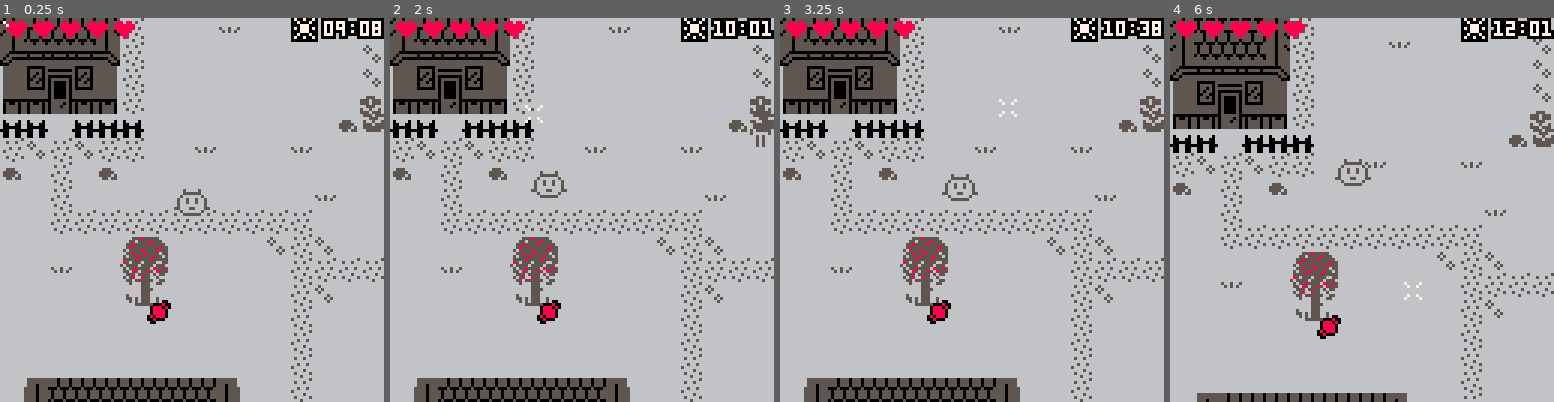
Above: before the commit, frames 1-4 (left to right).
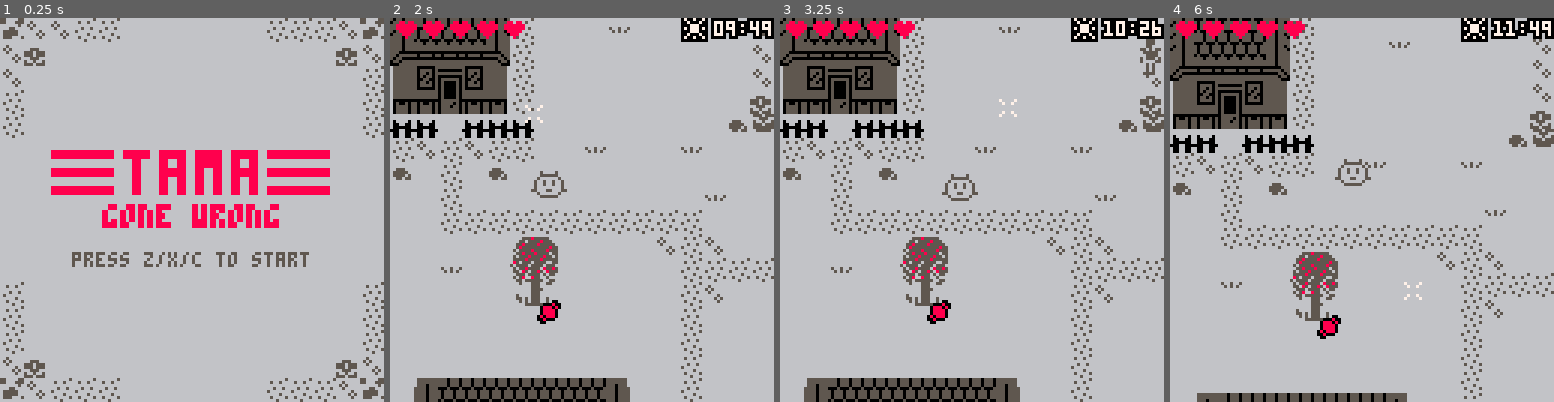
Above: after the commit, the same moments.

Repository: Lyatus/ld43
Game: PICO-8 cartridge ld43.p8
Same seed, same stepped clock (60 frames per second), same inputs: the game is played once before the commit and once after it.
Inputs (mouse positions are in pixels of both pictures, inside the frame that each line leads up to):
- Up to frame 1 (0.25 s): no input
- Up to frame 2 (2 s): tap X (X key) at 0.33, 1.07, 1.85 s; click (670, 121) at 0.67 s; tap O (Z key) at 0.7, 1.7 s; click (436, 267) at 1.22 s; hold Right from 1.6 s (still down); click (497, 114) at 1.77 s
- Up to frame 3 (3.25 s): release Right at 2.1 s; tap O (Z key) at 2.1, 2.5, 2.9 s; hold Up 2.15-2.42 s; click (952, 259) at 2.32 s; hold Right 2.47-3.03 s; click (1014, 106) at 2.87 s; tap X (X key) at 2.97 s; hold Left from 3.08 s (still down)
- Up to frame 4 (6 s): tap O (Z key) every 0.4 s from 3.3 to 5.7 s; click (1465, 256) at 3.42 s; release Left at 3.58 s; hold Down 3.63-3.97 s; click (1231, 102) at 3.97 s; hold Right 4.02-4.68 s; tap X (X key) at 4.08, 5.2 s; click (1292, 248) at 4.52 s; hold Up 4.73-5.03 s; click (1354, 94) at 5.07 s; hold Left 5.08-5.68 s; click (1419, 244) at 5.62 s; hold Down from 5.73 s (still down)

The runs differ from the first frame. In frame 1, 26% of the frame differs, in the area x 0-100%, y 0-100%; in frame 2, 0.4%; in frame 3, 0.2%; in frame 4, 0.2%.

Commit message:
Startmenu + cleaning

Diff:
--- a/ld43.p8
+++ b/ld43.p8
@@ -4,6 +4,9 @@
 -- general
 
 function _init()
+	startmenu_init()
+end
+function game_init()
 	crs_init()
 	cyc_init()
 	lth_init()
@@ -12,8 +15,10 @@
 	spa_init()
 	tma_init()
 	music(0)
-end
-function _update()
+	_update = game_update
+	_draw = game_draw
+end
+function game_update()
 	crs_update()
 	map_update()
 	lth_update()
@@ -22,7 +27,7 @@
 	cyc_update()
 	tma_update()
 end
-function _draw()
+function game_draw()
 	cls()
 	palt(0,false)
 	palt(11,true)
@@ -44,26 +49,25 @@
 -- start menu
 
 -- samclaire- cool print (outlined, scaled)
-
 function osprint(text, x, y, height, color)
- -- save first line of image
- local save={}
- for i=1,96 do save[i]=peek4(0x6000+(i-1)*4) end
- memset(0x6000,0,384)
- print(text, 0, 0, 7)
- -- restore image and save first line of sprites
- for i=1,96 do local p=save[i] save[i]=peek4((i-1)*4) poke4((i-1)*4,peek4(0x6000+(i-1)*4)) poke4(0x6000+(i-1)*4, p) end
- -- cool blit
---	pal() pal(7,6)
---	for i=-1,1 do for j=-1,1 do sspr(0, 0, 128, 6, x+i, y+j, 128 * height / 6, height) end end
+	-- save first line of image
+	local save={}
+	for i=1,96 do save[i]=peek4(0x6000+(i-1)*4) end
+	memset(0x6000,0,384)
+	print(text, 0, 0, 7)
+	-- restore image and save first line of sprites
+	for i=1,96 do local p=save[i] save[i]=peek4((i-1)*4) poke4((i-1)*4,peek4(0x6000+(i-1)*4)) poke4(0x6000+(i-1)*4, p) end
+	-- cool blit
+	-- pal() pal(7,6)
+	-- for i=-1,1 do for j=-1,1 do sspr(0, 0, 128, 6, x+i, y+j, 128 * height / 6, height) end end
 	pal(7,color)
 	sspr(0, 0, 128, 6, x, y, 128 * height / 6, height)
- -- restore first line of sprites
- for i=1,96 do poke4(0x0000+(i-1)*4, save[i]) end
- pal()
-end
-
-	-- centered text
+	-- restore first line of sprites
+	for i=1,96 do poke4(0x0000+(i-1)*4, save[i]) end
+	pal()
+end
+
+-- centered text
 title="▤tama▤"
 title2="gone wrong"
 textlabel="press z/x/c to start"
@@ -74,47 +78,62 @@
 	return 64-#s*2
 end
 
-function vcenter(s) --tip
-	return 78
-end
-
-function vcenter2(s) --tip
-	return 78
-end
-
-function vcenter3(s) --tip
-	return 68
-end
--- menu display
-
+-- startmenu
+function startmenu_init()
+	_update = startmenu_update
+	_draw = startmenu_draw
+	-- todo add startmenu music
+end
+function startmenu_update()
+	if btnp(4) or btnp(5) then
+		game_init()
+	end
+end
 function startmenu_draw()
 	cls()
 	map(58,0,0,0,16,16)
---	sspr(40,0,16,16,37,28,54,54)
- osprint(title, 17,44,18,8)
- osprint(title2, 34,62,9,8) --gonewrong
-	print(textlabel,hcenter(textlabel),vcenter(textlabel),5)
-
-end
-
+	--	sspr(40,0,16,16,37,28,54,54)
+	osprint(title, 17,44,18,8)
+	osprint(title2, 34,62,9,8) --gonewrong
+	print(textlabel,hcenter(textlabel),78,5)
+end
+
+-- gameover
+
+function gameover_init()
+	_update = gameover_update
+	_draw = gameover_draw
+end
+function gameover_update()
+	if btnp(4) or btnp(5) then
+		startmenu_init()
+	end
+end
 function gameover_draw()
 	cls()
 	map(75,0,0,0,16,16)
- osprint("game over", 11,50,18,8)
-	print(tamadied,hcenter(tamadied),vcenter3(tamadied),8)
-	print(restarttip,hcenter(restarttip),vcenter2(restarttip),7)
-end
-
+	osprint("game over", 11,50,18,8)
+	print(tamadied,hcenter(tamadied),68,8)
+	print(restarttip,hcenter(restarttip),78,7)
+end
+
+-- win
+
+function win_init()
+	_update = win_update
+	_draw = win_draw
+end
+function win_update()
+	if btnp(4) or btnp(5) then
+		startmenu_init()
+	end
+end
 function win_draw()
 	cls()
 	map(93,0,0,0,16,16)
- osprint("congratulations", 5,55,12,8)
-	print(winmessage,hcenter(winmessage),vcenter3(winmessage),8)
-	end
-
---_draw=gameover_draw
---_draw=startmenu_draw
---_draw=win_draw
+	osprint("congratulations", 5,55,12,8)
+	print(winmessage,hcenter(winmessage),68,8)
+end
 
 -- tama
 
